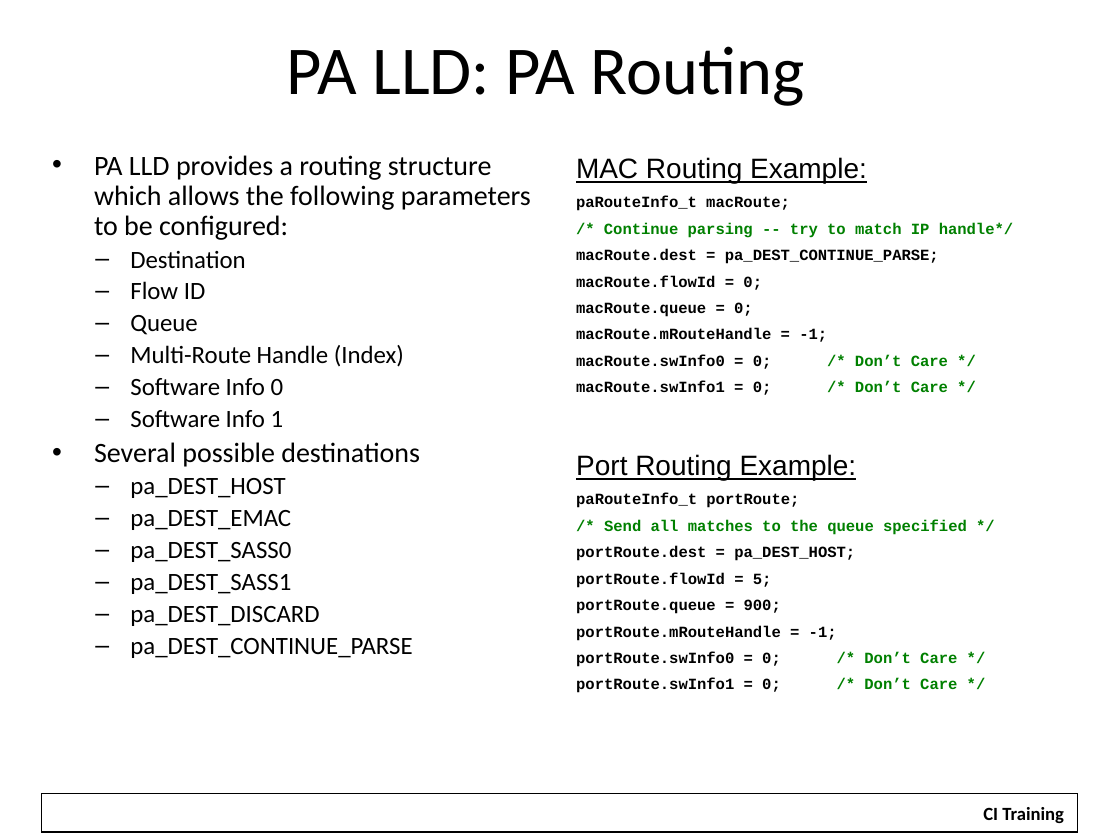
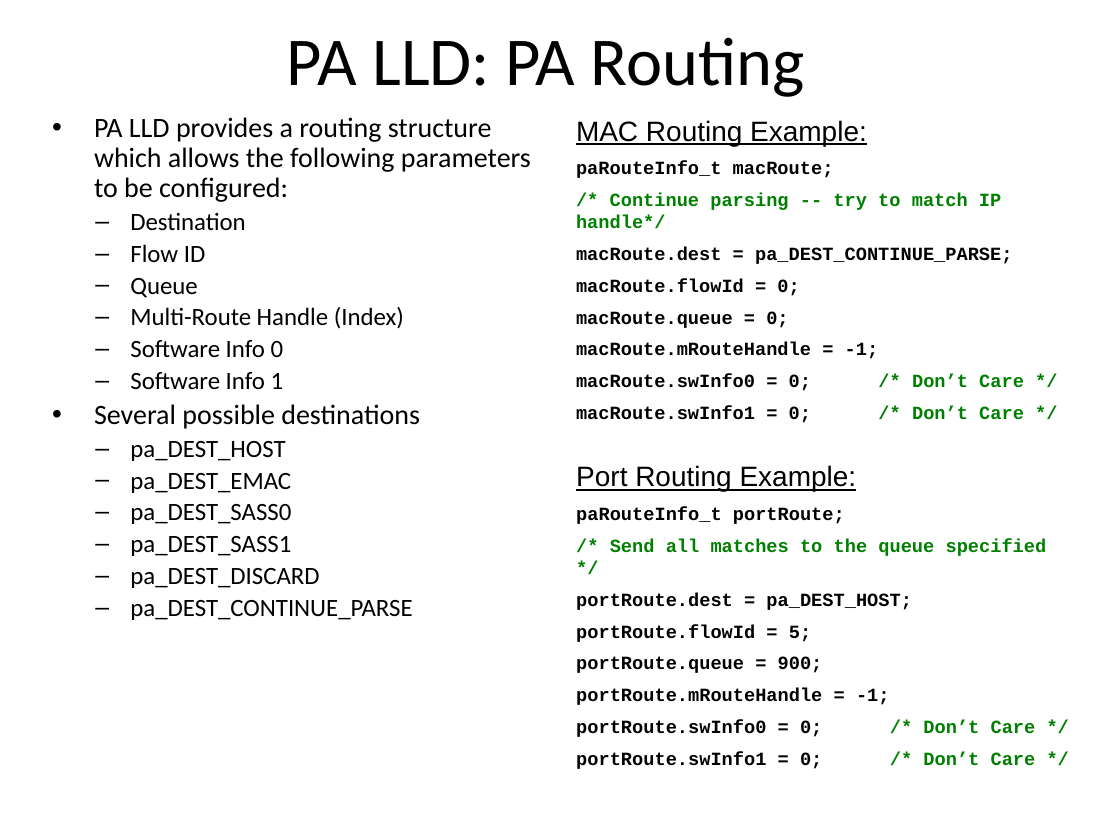
Before and after one commit to hari1989/keystone-workshop, a slide deck: slide 23 of slides/KeyStone NETCP PA.pptx (slide 19 before the commit). Drawn at 1120x840 pixels with LibreOffice and Linux fonts; fonts in the diff are those of the drawing; background and template pictures are left out. Boxes give left, top, right and bottom in pixels: in the first picture for what was removed or moved away, otherwise in the second. Text is boxed around its words. In the diff, an @@ line names an element or a change of style, - is before the commit and + after.

Commit message:
Updates for Pittsburgh Training

```diff
--- a/slides/KeyStone NETCP PA.pptx
+++ b/slides/KeyStone NETCP PA.pptx
@@ title "PA LLD: PA Routing": place and size @@
-title "PA LLD: PA Routing" at [287,46,805,106]
+title "PA LLD: PA Routing" at [287,37,805,97]
@@ text "PA LLD provides a routing ...": place and size @@
-text "PA LLD provides a routing ..." at [94,155,531,658]
+text "PA LLD provides a routing ..." at [94,117,531,620]
@@ text "MAC Routing Example:": place and size @@
-text "MAC Routing Example:" at [576,157,1013,395]
+text "MAC Routing Example:" at [576,120,1024,423]
@@ text at [576,161,1024,423]: size 10 to 12 pt; more space between paragraphs @@
@@ text "Port Routing Example:": place and size @@
-text "Port Routing Example:" at [576,454,967,693]
+text "Port Routing Example:" at [576,465,1047,769]
@@ text at [576,507,1047,769]: size 10 to 12 pt; more space between paragraphs @@
@@ rectangle added at [22,781,1103,837], fill #FFFFFF @@
@@ rectangle removed at [41,793,1079,832] @@
@@ text removed at [983,807,1064,823] @@
-CI Training
```
Also in this commit, not shown: 4 other slides changed, 11 slides added, 20 other files.
